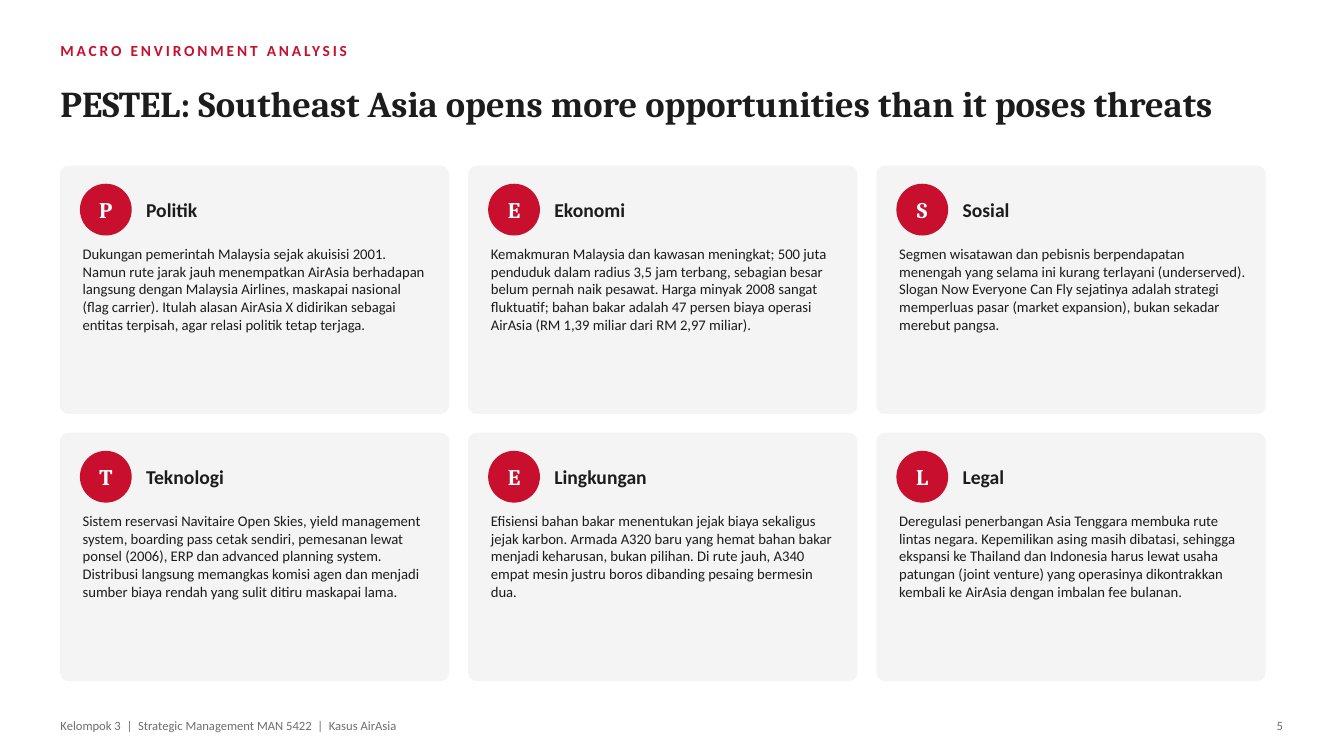
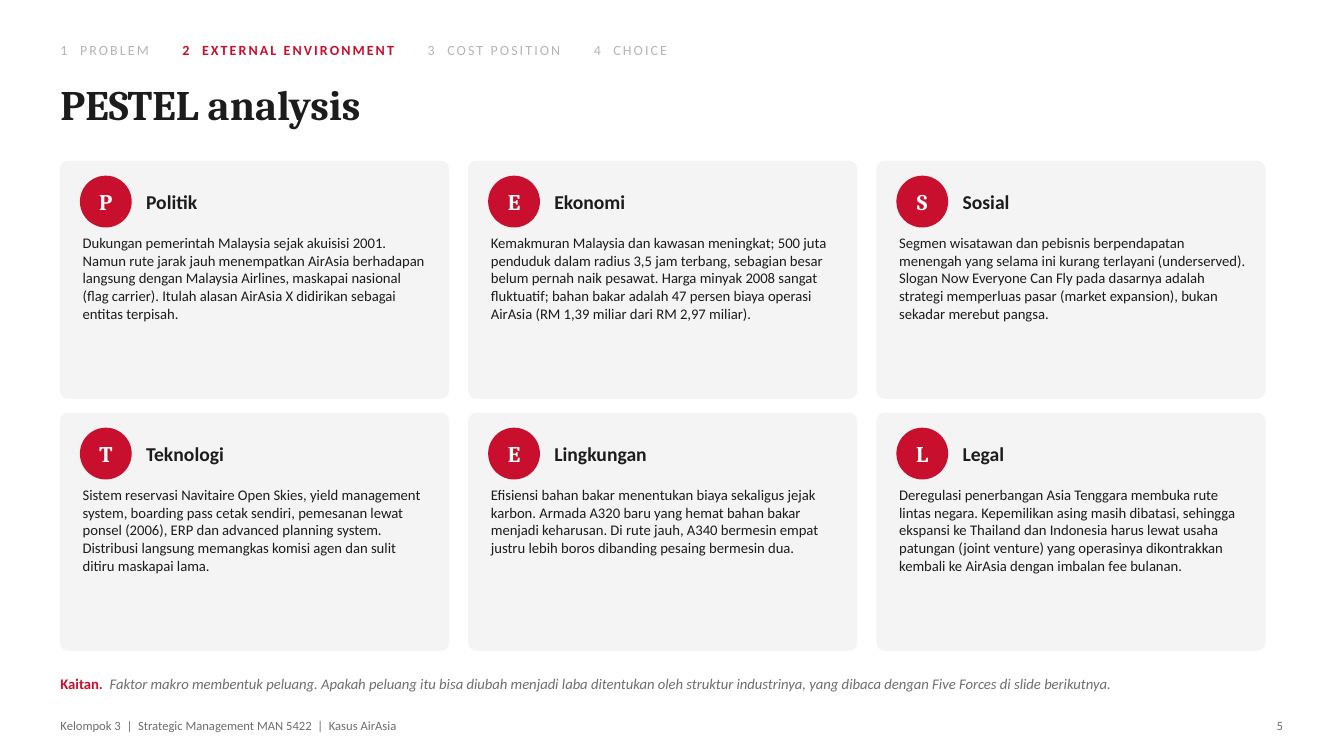
Before and after one commit to aslihabnuri/Dom-Manipulation, a slide deck: slide 5 of strategic-management/airasia-case/SMJKT_Group 3_Aslih_Case AirAsia.pptx. Drawn at 1344x756 pixels with LibreOffice and Linux fonts; fonts in the diff are those of the drawing. Boxes give left, top, right and bottom in pixels: in the first picture for what was removed or moved away, otherwise in the second. Text is boxed around its words. In the diff, an @@ line names an element or a change of style, - is before the commit and + after.

```diff
--- a/strategic-management/airasia-case/SMJKT_Group 3_Aslih_Case AirAsia.pptx
+++ b/strategic-management/airasia-case/SMJKT_Group 3_Aslih_Case AirAsia.pptx
@@ text added at (60,46,667,55), 10 pt, text #B5B5B5 @@
+1 PROBLEM 2 EXTERNAL ENVIRONMENT 3 COST POSITION 4 CHOICE
@@ text at (60,91,361,130): text changed; size 11 to 30 pt; font Calibri to Cambria; text colour #C8102E to #1C1C1C @@
-MACRO ENVIRONMENT ANALYSIS
+PESTEL analysis
@@ text removed at (60,91,1212,125) @@
-PESTEL: Southeast Asia opens more opportunities than it poses threats
@@ rounded rectangle: place and size @@
-rounded rectangle at (60,166,449,413)
+rounded rectangle at (60,161,449,398)
@@ rounded rectangle: place and size @@
-rounded rectangle at (469,166,857,413)
+rounded rectangle at (469,161,857,398)
@@ rounded rectangle: place and size @@
-rounded rectangle at (877,166,1265,413)
+rounded rectangle at (877,161,1265,398)
@@ 7 texts, 3 ellipses: place and size @@
-7 texts, 3 ellipses at (81,185,1010,332)
+7 texts, 3 ellipses at (81,176,1010,321)
@@ text at (83,237,425,322): text changed @@
-Dukungan pemerintah Malaysia sejak akuisisi 2001. Namun rute jarak jauh menempatkan AirAsia berhadapan langsung dengan Malaysia Airlines, maskapai nasional (flag carrier). Itulah alasan AirAsia X didirikan sebagai entitas terpisah, agar relasi politik tetap terjaga.
+Dukungan pemerintah Malaysia sejak akuisisi 2001. Namun rute jarak jauh menempatkan AirAsia berhadapan langsung dengan Malaysia Airlines, maskapai nasional (flag carrier). Itulah alasan AirAsia X didirikan sebagai entitas terpisah.
@@ text at (899,238,1245,322): text changed @@
-Segmen wisatawan dan pebisnis berpendapatan menengah yang selama ini kurang terlayani (underserved). Slogan Now Everyone Can Fly sejatinya adalah strategi memperluas pasar (market expansion), bukan sekadar merebut pangsa.
+Segmen wisatawan dan pebisnis berpendapatan menengah yang selama ini kurang terlayani (underserved). Slogan Now Everyone Can Fly pada dasarnya adalah strategi memperluas pasar (market expansion), bukan sekadar merebut pangsa.
@@ rounded rectangle: place and size @@
-rounded rectangle at (60,434,449,681)
+rounded rectangle at (60,413,449,650)
@@ rounded rectangle: place and size @@
-rounded rectangle at (469,434,857,681)
+rounded rectangle at (469,413,857,650)
@@ proportions changed in 6 elements at (60,161,449,398), (469,161,857,398), (877,161,1265,398), (60,413,449,650), (469,413,857,650), (877,413,1265,650) @@
@@ rounded rectangle: place and size @@
-rounded rectangle at (877,434,1265,681)
+rounded rectangle at (877,413,1265,650)
@@ 7 texts, 3 ellipses: place and size @@
-7 texts, 3 ellipses at (81,452,1235,600)
+7 texts, 3 ellipses at (81,429,1235,574)
@@ text at (83,489,421,574): text changed @@
-Sistem reservasi Navitaire Open Skies, yield management system, boarding pass cetak sendiri, pemesanan lewat ponsel (2006), ERP dan advanced planning system. Distribusi langsung memangkas komisi agen dan menjadi sumber biaya rendah yang sulit ditiru maskapai lama.
+Sistem reservasi Navitaire Open Skies, yield management system, boarding pass cetak sendiri, pemesanan lewat ponsel (2006), ERP dan advanced planning system. Distribusi langsung memangkas komisi agen dan sulit ditiru maskapai lama.
@@ text at (491,489,818,556): text changed @@
-Efisiensi bahan bakar menentukan jejak biaya sekaligus jejak karbon. Armada A320 baru yang hemat bahan bakar menjadi keharusan, bukan pilihan. Di rute jauh, A340 empat mesin justru boros dibanding pesaing bermesin dua.
+Efisiensi bahan bakar menentukan biaya sekaligus jejak karbon. Armada A320 baru yang hemat bahan bakar menjadi keharusan. Di rute jauh, A340 bermesin empat justru lebih boros dibanding pesaing bermesin dua.
@@ text added at (60,679,1110,692), 10.5 pt, text #6E6E6E, italic @@
+Kaitan. Faktor makro membentuk peluang. Apakah peluang itu bisa diubah menjadi laba ditentukan oleh struktur industrinya, yang dibaca dengan Five Forces di slide berikutnya.
```
Also in this commit, not shown: 15 other slides changed, 1 slide added, 1 slide removed, 2 other files.
